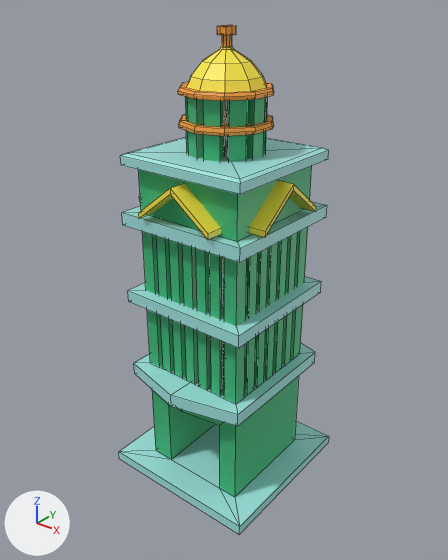
Before and after pictures for a commit that changed the FBX model Assets/3d_Imports/City/house3.fbx.
The view is the same before and after, from a 50 mm camera at (44.4, -55.2, 62.3) aimed at (0.0, 0.3, 27.9). The axes (+X, +Y, +Z) are drawn at lower left. The lights are the same throughout. Mesh edges are drawn as thin lines. Where no turn or scale is listed for an object, it has been applied to the vertices.

Objects in the first picture: 'mid_build .006'.
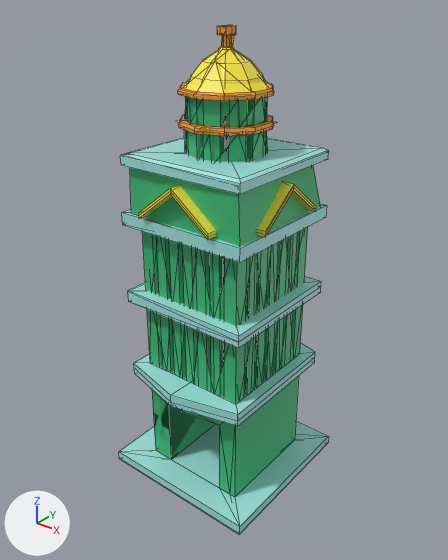
The change, as JSON lines over the scene's bpy script:
```json
{"op": "add", "block": "me_cube_073", "code": ["me_cube_073 = bpy.data.meshes.new('Cube.073')", "me_cube_073.from_pydata(...)  # 417 vertices, 377 faces; spans x -11.0..10.8, y -10.2..11.6, z -0.2..57.8", "me_cube_073.materials.append(mat_house_palatte)  # picture img_house_palette_png"]}
{"op": "add", "block": "ob_mid_build__006_lod1", "code": ["ob_mid_build__006_lod1 = bpy.data.objects.new('mid_build .006_LOD1', me_cube_073)", "ob_mid_build__006_lod1.location = (0.0, 0.0, 0.0)"]}
```

Boxes (x1, y1, x2, y2) around the edits, measured in the pictures (448 x 560 px):
```json
{"object": "mid_build .006_LOD1", "change": "added", "after": [123, 35, 325, 459], "on screen": "green"}
```
